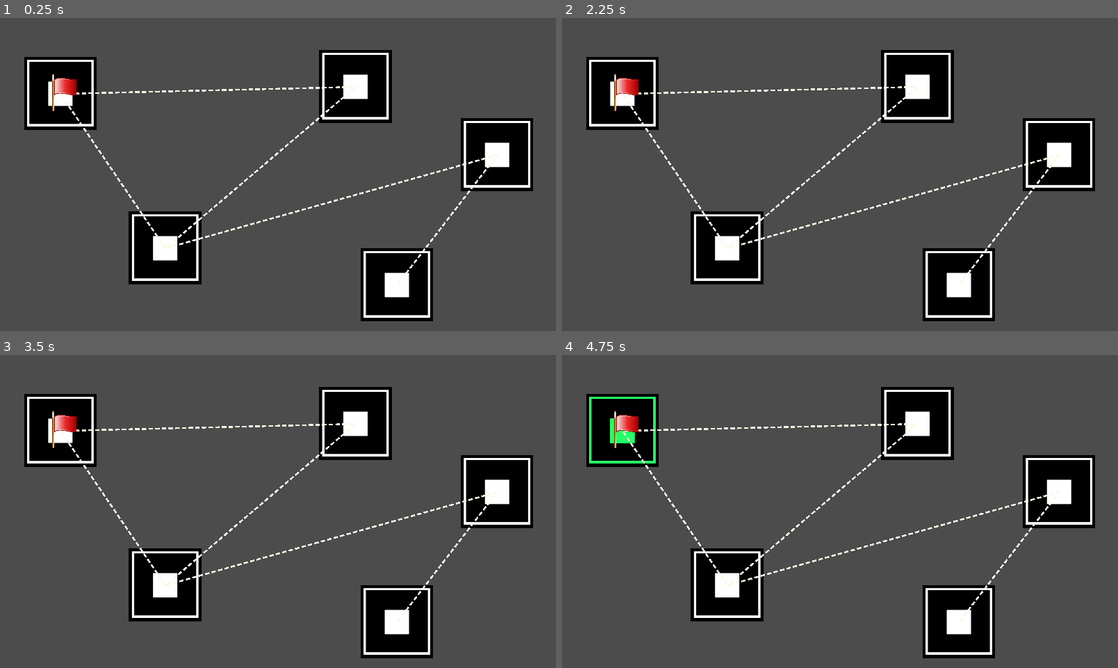
Above: before the commit, frames 1-4 (two rows, left to right).
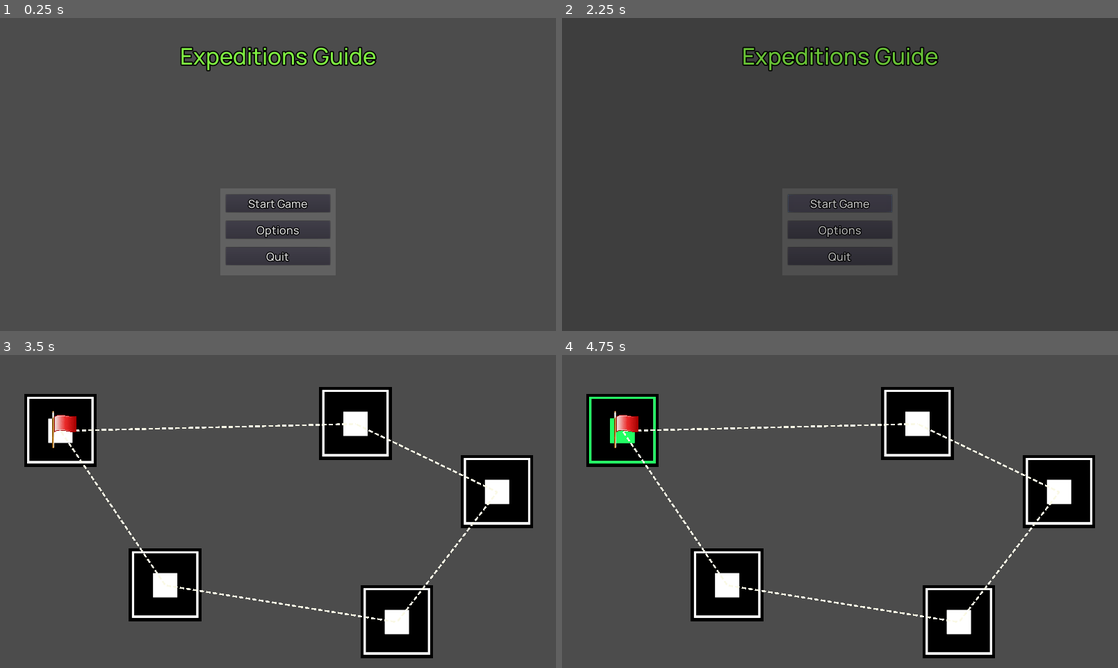
Above: after the commit, the same moments.

Repository: UnderVanCo-Op/Expeditions-Guide
Game: Godot game, scene res://Levels/TItle Screen/Title Screen.tscn
Two runs of this game, one before a commit and one after it. Both use one fixed random seed, a clock stepped at 60 frames per second and the inputs below. Before the commit the project starts from res://Levels/Tests/Andrey.tscn.
Inputs (mouse positions are in pixels of both pictures, inside the frame that each line leads up to):
- Up to frame 1 (0.25 s): no input
- Up to frame 2 (2.25 s): click (623, 93) at 0.52 s; click (840, 230) at 1.25 s, where only the run after the commit has a clickable "Options"; click (840, 202) at 2 s, where only the run after the commit has a clickable "Start Game"
- Up to frame 3 (3.5 s): click (278, 539) at 2.75 s, where only the run after the commit has a clickable "Start Game"
- Up to frame 4 (4.75 s): click (623, 430) at 3.52 s; click (623, 430) at 4.27 s

The runs differ from the first frame. In frame 1, 17% of the frame differs, in the area x 4-96%, y 9-97%; in frame 2, 19%; in frame 3, 0.7%; in frame 4, 0.7%.

Commit message:
MainMenu ported from RobotGJ, some themes and related stuff

Diff:
--- a/Game Files/GameManager.gd
+++ b/Game Files/GameManager.gd
@@ -1,7 +1,7 @@
 extends Node2D
 # This is GameManager.gd
 
-export var ToolModeToggle := true	# toggle instantiating ways on click
+export var ToolModeToggle := false	# toggle instantiating ways on click
 var playerScene = preload("res://Objects/Player/Player.tscn")
 var player
 var isPMoving := false				# shows if the player is moving at the moment
@@ -77,7 +77,7 @@
 		print("GM: Player is already moving, wait!")
 
 
-# ---------- Save and Load methods ----------------------------------------------------------------------
+# ---------- Save, Load and Path-related methods --------------------------------------------------------
 # Called in _ready()
 func LoadGame() -> void:
 	# Paths work (script part)
@@ -92,8 +92,8 @@
 		for p in get_node("../Points").get_children():
 			if(p.name in PathsData.keys()):					# if point is in JSON
 				p.sosedi.append_array(PathsData[p.name])	# add each sosed to the point list
-				print("GM: Loaded some sosedi: ", PathsData[p.name])
-		print("GM: PathsData after loading all points:", PathsData)
+#				print("GM: Loaded some sosedi: ", PathsData[p.name])
+#		print("GM: PathsData after loading all points:", PathsData)
 	else:
 		printerr("GM: no save exists, so no paths was loaded")
 
@@ -116,11 +116,8 @@
 		UpdatePathsD()
 #	print("GM: PathsData to save: ", PathsData)
 	SaveMInst.Save_paths(PathsData)
-#	get_tree().reload_current_scene()	# seems to be not working
 	# Other (to be done in future)
 
-
-# ---------- Other methods ------------------------------------------------------------------------------
 #
 func CheckForExistingPath(_pathData : Array) -> bool:
 	if(ToolModeToggle):		# additional check, j.i.c.
@@ -179,7 +176,4 @@
 		print("GM: Exist check skipped bcs tool mode is off")
 		return false
 
-
-func LoadPathsFromSave() -> void:
-
-	pass
+# ---------- Other methods ------------------------------------------------------------------------------
--- a/SaveMaster.gd
+++ b/Game Files/SaveMaster.gd
@@ -45,5 +45,5 @@
 #		return
 
 	var data : Dictionary = res
-	print("SaveMaster: received data: ", data)
+	print("SM: received data: ", data)
 	return data
--- /dev/null
+++ b/Levels/TItle Screen/Title Screen.gd
@@ -0,0 +1,28 @@
+extends Control
+# This is Title Screen.gd (landing scene)
+
+func _ready() -> void:
+	get_tree().paused = false # принудительно убираем паузу физики и UI на всякий
+	$Fade/AnimationPlayer.connect("animation_finished", self, "FadeAnimFinished")
+	pass
+
+func FadeAnimFinished(anim_name) -> void:
+	print("TS: fade anim finished")
+	Global.goto_scene("res://Levels/Tests/Andrey.tscn")
+	pass
+
+
+func _on_Start_pressed() -> void:
+	$Fade/AnimationPlayer.play("UIFadeAnim")
+	print("TS: Start pressed")
+	pass # Replace with function body.
+
+
+func _on_Options_pressed() -> void:
+	print("TS: Options pressed")
+	pass # Replace with function body.
+
+
+func _on_Quit_pressed() -> void:
+	print("TS: Quit pressed")
+	pass # Replace with function body.
--- /dev/null
+++ b/Levels/TItle Screen/Title Screen.tscn
@@ -0,0 +1,95 @@
+[gd_scene load_steps=6 format=2]
+
+[ext_resource path="res://UI/Fade.tscn" type="PackedScene" id=1]
+[ext_resource path="res://Levels/TItle Screen/Title Screen.gd" type="Script" id=2]
+[ext_resource path="res://UI/UI_Theme1.tres" type="Theme" id=3]
+[ext_resource path="res://UI/Fonts/Manrope-Medium.ttf" type="DynamicFontData" id=4]
+
+[sub_resource type="DynamicFont" id=1]
+size = 80
+outline_size = 4
+outline_color = Color( 0, 0, 0, 1 )
+font_data = ExtResource( 4 )
+
+[node name="Title Screen" type="Control"]
+anchor_right = 1.0
+anchor_bottom = 1.0
+script = ExtResource( 2 )
+
+[node name="TextureRect" type="TextureRect" parent="."]
+anchor_right = 1.0
+anchor_bottom = 1.0
+
+[node name="MenuC" type="VBoxContainer" parent="."]
+anchor_left = 0.109375
+anchor_top = 0.0694444
+anchor_right = 0.890625
+anchor_bottom = 0.930556
+__meta__ = {
+"_edit_use_anchors_": true
+}
+
+[node name="Title" type="Label" parent="MenuC"]
+margin_right = 1500.0
+margin_bottom = 110.0
+custom_colors/font_color = Color( 0.505882, 0.937255, 0.262745, 1 )
+custom_fonts/font = SubResource( 1 )
+text = "Expeditions Guide"
+align = 1
+valign = 1
+
+[node name="MarginC" type="MarginContainer" parent="MenuC"]
+margin_top = 114.0
+margin_right = 1500.0
+margin_bottom = 814.0
+rect_min_size = Vector2( 450, 700 )
+
+[node name="ColorRect" type="ColorRect" parent="MenuC/MarginC"]
+margin_left = 550.0
+margin_top = 400.0
+margin_right = 950.0
+margin_bottom = 700.0
+rect_min_size = Vector2( 400, 300 )
+size_flags_horizontal = 4
+size_flags_vertical = 8
+color = Color( 0.882353, 0.882353, 0.87451, 0.141176 )
+
+[node name="ButtonsC" type="VBoxContainer" parent="MenuC/MarginC/ColorRect"]
+anchor_right = 1.0
+anchor_bottom = 1.0
+margin_left = 20.0
+margin_top = 20.0
+margin_right = -20.0
+margin_bottom = -20.0
+custom_constants/separation = 30
+
+[node name="Start" type="Button" parent="MenuC/MarginC/ColorRect/ButtonsC"]
+margin_right = 360.0
+margin_bottom = 61.0
+theme = ExtResource( 3 )
+text = "Start Game"
+
+[node name="Options" type="Button" parent="MenuC/MarginC/ColorRect/ButtonsC"]
+margin_top = 91.0
+margin_right = 360.0
+margin_bottom = 152.0
+theme = ExtResource( 3 )
+text = "Options"
+
+[node name="Quit" type="Button" parent="MenuC/MarginC/ColorRect/ButtonsC"]
+margin_top = 182.0
+margin_right = 360.0
+margin_bottom = 243.0
+theme = ExtResource( 3 )
+text = "Quit"
+
+[node name="Version" type="Label" parent="MenuC"]
+margin_top = 818.0
+margin_right = 1500.0
+margin_bottom = 832.0
+
+[node name="Fade" parent="." instance=ExtResource( 1 )]
+
+[connection signal="pressed" from="MenuC/MarginC/ColorRect/ButtonsC/Start" to="." method="_on_Start_pressed"]
+[connection signal="pressed" from="MenuC/MarginC/ColorRect/ButtonsC/Options" to="." method="_on_Options_pressed"]
+[connection signal="pressed" from="MenuC/MarginC/ColorRect/ButtonsC/Quit" to="." method="_on_Quit_pressed"]
--- a/Levels/Tests/Andrey.tscn
+++ b/Levels/Tests/Andrey.tscn
@@ -65,14 +65,14 @@
 script = ExtResource( 5 )
 
 [node name="Line2D7" type="Line2D" parent="Lines" instance=ExtResource( 2 )]
-points = PoolVector2Array( 1228, 237, 571, 794 )
+points = PoolVector2Array( 1228, 237, 1717, 472 )
 default_color = Color( 0.984314, 0.984314, 0.92549, 1 )
 texture = ExtResource( 4 )
 texture_mode = 1
 script = ExtResource( 5 )
 
 [node name="Line2D8" type="Line2D" parent="Lines" instance=ExtResource( 2 )]
-points = PoolVector2Array( 571, 794, 1717, 472 )
+points = PoolVector2Array( 571, 794, 1371, 921 )
 default_color = Color( 0.984314, 0.984314, 0.92549, 1 )
 texture = ExtResource( 4 )
 texture_mode = 1
--- a/Objects/Point/Point.gd
+++ b/Objects/Point/Point.gd
@@ -9,7 +9,7 @@
 
 func _ready() -> void:
 #	print("ready of a point")
-	print("Point: ", self, ", sosedi: ", sosedi)
+#	print("Point: ", self, ", sosedi: ", sosedi)
 	pass # Replace with function body.
 
 
--- a/Paths.json
+++ b/Paths.json
@@ -1 +1 @@
-{"Start":["Point2","Point3"],"Point3":["Point2","Start"],"Point2":["Start","Point3","Point5"],"Point4":["Point5"],"Point5":["Point4","Point2"]}
+{"Start":["Point2","Point3"],"Point3":["Start","Point5"],"Point2":["Start","Point4"],"Point4":["Point5","Point2"],"Point5":["Point4","Point3"]}
--- /dev/null
+++ b/UI/Animations/UIFadeAnim.tres
@@ -0,0 +1,33 @@
+[gd_resource type="Animation" format=2]
+
+[resource]
+resource_name = "FadeAnim"
+tracks/0/type = "value"
+tracks/0/path = NodePath(".:color")
+tracks/0/interp = 1
+tracks/0/loop_wrap = true
+tracks/0/imported = false
+tracks/0/enabled = true
+tracks/0/keys = {
+"times": PoolRealArray( 0, 1 ),
+"transitions": PoolRealArray( 1, 1 ),
+"update": 0,
+"values": [ Color( 0, 0, 0, 0 ), Color( 0, 0, 0, 1 ) ]
+}
+tracks/1/type = "method"
+tracks/1/path = NodePath(".")
+tracks/1/interp = 1
+tracks/1/loop_wrap = true
+tracks/1/imported = false
+tracks/1/enabled = true
+tracks/1/keys = {
+"times": PoolRealArray( 0, 1 ),
+"transitions": PoolRealArray( 1, 1 ),
+"values": [ {
+"args": [  ],
+"method": "show"
+}, {
+"args": [  ],
+"method": "hide"
+} ]
+}
--- /dev/null
+++ b/UI/Fade.tscn
@@ -0,0 +1,12 @@
+[gd_scene load_steps=2 format=2]
+
+[ext_resource path="res://UI/Animations/UIFadeAnim.tres" type="Animation" id=1]
+
+[node name="Fade" type="ColorRect"]
+visible = false
+anchor_right = 1.0
+anchor_bottom = 1.0
+color = Color( 0, 0, 0, 0 )
+
+[node name="AnimationPlayer" type="AnimationPlayer" parent="."]
+anims/UIFadeAnim = ExtResource( 1 )
--- /dev/null
+++ b/UI/Pause.gd
@@ -0,0 +1,65 @@
+extends Control
+# This is Pause.gd
+
+# PAUSE MENU
+
+func _input(event):
+	if event.is_action_pressed("Pause"):	# в этом случае использования action Pause переключает физику (и вкл и выкл)
+		var new_pause_state = not get_tree().paused
+		get_tree().paused = new_pause_state		# переключить всю физику дерева сцены
+		visible = new_pause_state
+
+
+#func _on_MainMenu_pressed():
+#	#get_tree().paused = false	# выключаем паузу физики принудительно
+#	$Fade/AnimationPlayer.play("Anim_FadebtwScenes")
+#
+#
+#func _on_Continue_pressed():
+#	var new_pause_state = not get_tree().paused
+#	get_tree().paused = new_pause_state		# переключить всю физику дерева сцены
+#	visible = new_pause_state
+#
+#
+##func _on_Restart_pressed():
+#	get_tree().paused = false	# выключаем паузу физики принудительно
+#	Main.goto_scene("res://Levels/" + get_tree().get_current_scene().get_name() + ".tscn")
+#
+
+#func _on_AnimationPlayer_animation_finished(anim_name):
+#	Main.goto_scene("res://UI/Title Screen.tscn")
+#	get_tree().paused = false	# иначе в главном меню пауза будет
+
+#PAUSE MENU
+
+
+func _on_Continue_pressed() -> void:	# а здесь назачем переключать физику - по нажатию на Продолжение её всего лишь нужно включить
+
+#	var new_pause_state = not get_tree().paused
+#	get_tree().paused = new_pause_state		# переключить всю физику дерева сцены
+#	visible = new_pause_state
+	get_tree().paused = false
+	self.visible = false
+	pass
+
+
+func _on_Restart_Level_pressed() -> void:
+#	get_tree().paused = false	# выключаем паузу физики принудительно
+#	Main.goto_scene("res://Levels/" + get_tree().get_current_scene().get_name() + ".tscn")
+	print("Pause: Restart button pressed, but for now there is no Level of restarting) + need to load save...")
+	pass
+
+
+func _on_Quit_to_Menu_pressed() -> void:
+#	get_tree().paused = false	# выключаем паузу физики принудительно
+	print("Pause: Quit to Main Menu button pressed, but for now there is no Main Menu Scene")
+#	$Fade/AnimationPlayer.play("FadeAnim")
+	pass
+
+
+
+func _on_AnimationPlayer_animation_finished(anim_name: String) -> void:
+	#	Main.goto_scene("res://UI/Title Screen.tscn")
+#	get_tree().paused = false	# иначе в главном меню пауза будет
+	print("Pause: Animation finished, but for now there is no Main Menu Scene")
+	pass # Replace with function body.
--- /dev/null
+++ b/UI/UI_InGame.tscn
@@ -0,0 +1,57 @@
+[gd_scene load_steps=4 format=2]
+
+[ext_resource path="res://UI/Pause.gd" type="Script" id=1]
+[ext_resource path="res://UI/UI_Theme1.tres" type="Theme" id=2]
+[ext_resource path="res://UI/Fade.tscn" type="PackedScene" id=3]
+
+[node name="UI_InGame" type="CanvasLayer"]
+
+[node name="PauseLayer" type="CanvasLayer" parent="."]
+
+[node name="Pause" type="Control" parent="PauseLayer"]
+pause_mode = 2
+anchor_right = 1.0
+anchor_bottom = 1.0
+script = ExtResource( 1 )
+
+[node name="ColorRect" type="ColorRect" parent="PauseLayer/Pause"]
+anchor_right = 1.0
+anchor_bottom = 1.0
+color = Color( 0, 0, 0, 0.419608 )
+
+[node name="VBoxC" type="VBoxContainer" parent="PauseLayer/Pause"]
+anchor_left = 0.34375
+anchor_top = 0.361111
+anchor_right = 0.65625
+anchor_bottom = 0.638889
+rect_min_size = Vector2( 600, 300 )
+custom_constants/separation = 25
+__meta__ = {
+"_edit_use_anchors_": true
+}
+
+[node name="Continue" type="Button" parent="PauseLayer/Pause/VBoxC"]
+margin_right = 600.0
+margin_bottom = 61.0
+theme = ExtResource( 2 )
+text = "Continue"
+
+[node name="Restart Level" type="Button" parent="PauseLayer/Pause/VBoxC"]
+margin_top = 86.0
+margin_right = 600.0
+margin_bottom = 147.0
+theme = ExtResource( 2 )
+text = "Restart Level"
+
+[node name="Quit to Menu" type="Button" parent="PauseLayer/Pause/VBoxC"]
+margin_top = 172.0
+margin_right = 600.0
+margin_bottom = 233.0
+theme = ExtResource( 2 )
+text = "Quit to Main Menu"
+
+[node name="Fade" parent="PauseLayer/Pause" instance=ExtResource( 3 )]
+
+[connection signal="pressed" from="PauseLayer/Pause/VBoxC/Continue" to="PauseLayer/Pause" method="_on_Continue_pressed"]
+[connection signal="pressed" from="PauseLayer/Pause/VBoxC/Restart Level" to="PauseLayer/Pause" method="_on_Restart_Level_pressed"]
+[connection signal="pressed" from="PauseLayer/Pause/VBoxC/Quit to Menu" to="PauseLayer/Pause" method="_on_Quit_to_Menu_pressed"]
--- /dev/null
+++ b/UI/UI_Theme1.tres
@@ -0,0 +1,12 @@
+[gd_resource type="Theme" load_steps=3 format=2]
+
+[ext_resource path="res://UI/Fonts/Manrope-Medium.ttf" type="DynamicFontData" id=1]
+
+[sub_resource type="DynamicFont" id=3]
+size = 40
+outline_size = 3
+outline_color = Color( 0, 0, 0, 1 )
+font_data = ExtResource( 1 )
+
+[resource]
+default_font = SubResource( 3 )
--- a/WayTool.gd
+++ /dev/null
@@ -1,26 +0,0 @@
-tool
-extends EditorScript
-# This is WayTool.gd
-# CAREFUL!!! Use properly (currently script is only in print mode)
-
-export var Way = preload("res://Objects/Way.tscn")
-
-func _run() -> void:
-	var points = get_scene().find_node("Points") # could be any node in the scene
-	if(!points):
-		print("WayTool: NO POINTS NODE!!!")
-		return
-
-	for p in points.get_children():
-		for s in p.sosedi:
-			print(s)
-		print("\n")
-		pass
-
-#	var newWay = Way.instance()
-#	newWay.set_owner(get_scene())
-#
-#	player = playerScene.instance()
-#	get_parent().add_child(player)
-#	player.position = get_global_mouse_position()
-	pass
--- a/project.godot
+++ b/project.godot
@@ -12,7 +12,7 @@
 "base": "Reference",
 "class": "SaveMaster",
 "language": "GDScript",
-"path": "res://SaveMaster.gd"
+"path": "res://Game Files/SaveMaster.gd"
 } ]
 _global_script_class_icons={
 "SaveMaster": ""
@@ -21,14 +21,27 @@
 [application]
 
 config/name="Expeditions Guide"
-run/main_scene="res://Levels/Tests/Andrey.tscn"
+run/main_scene="res://Levels/TItle Screen/Title Screen.tscn"
 config/icon="res://icon.png"
+
+[autoload]
+
+Global="*res://Game Files/Global.gd"
 
 [display]
 
 window/size/width=1920
 window/size/height=1080
 window/stretch/mode="2d"
+
+[input]
+
+Pause={
+"deadzone": 0.5,
+"events": [ Object(InputEventKey,"resource_local_to_scene":false,"resource_name":"","device":0,"alt":false,"shift":false,"control":false,"meta":false,"command":false,"pressed":false,"scancode":80,"physical_scancode":0,"unicode":0,"echo":false,"script":null)
+, Object(InputEventKey,"resource_local_to_scene":false,"resource_name":"","device":0,"alt":false,"shift":false,"control":false,"meta":false,"command":false,"pressed":false,"scancode":16777217,"physical_scancode":0,"unicode":0,"echo":false,"script":null)
+ ]
+}
 
 [physics]
 
Binary file added: Graphics/Illustrator/1x/Ресурс 1.png
Not shown, added: Graphics/Illustrator/1x/Ресурс 1.png.import
Binary file added: Graphics/Illustrator/1x/Ресурс 2.png
Not shown, added: Graphics/Illustrator/1x/Ресурс 2.png.import
Not shown, changed: Graphics/Illustrator/Костер1.ai
